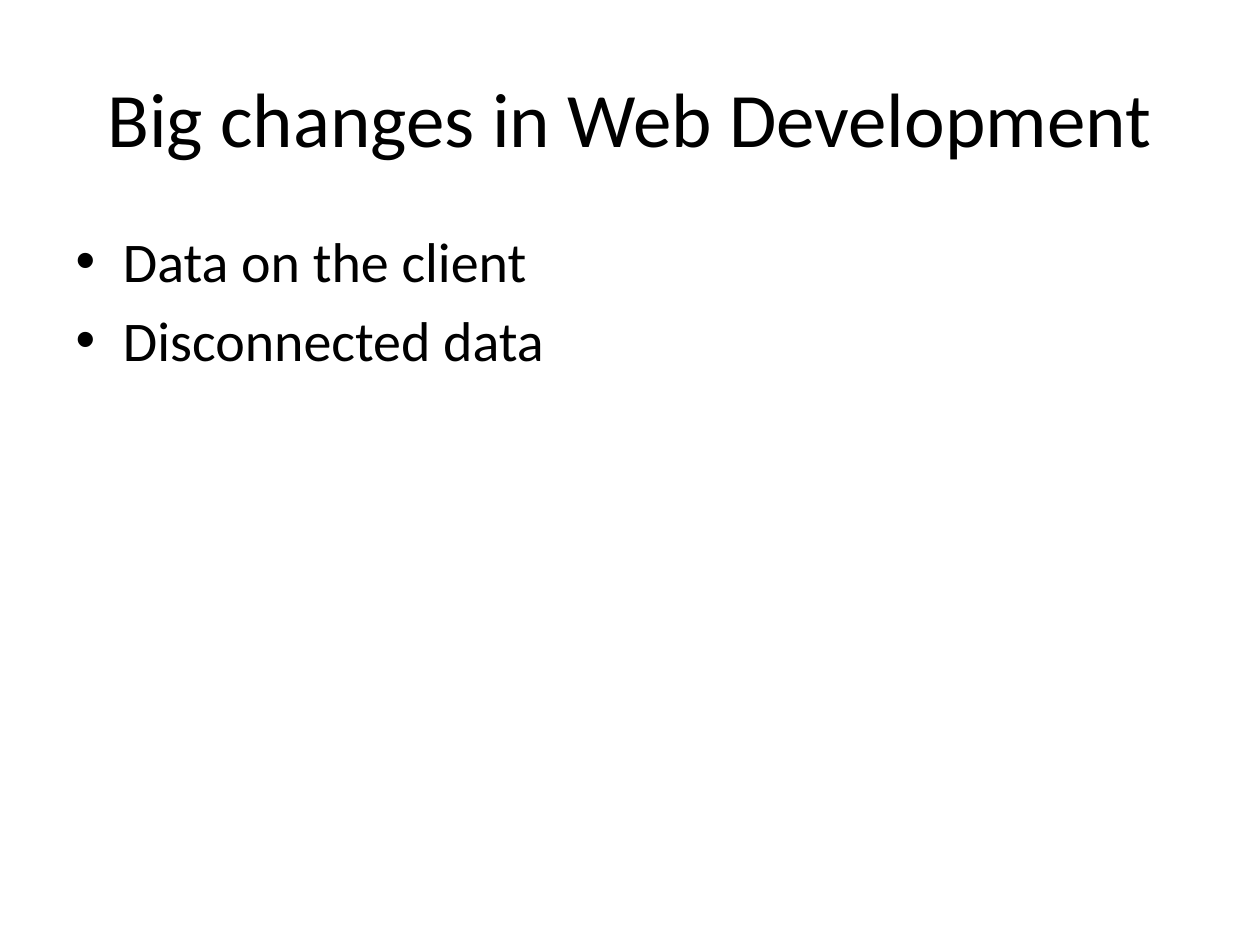
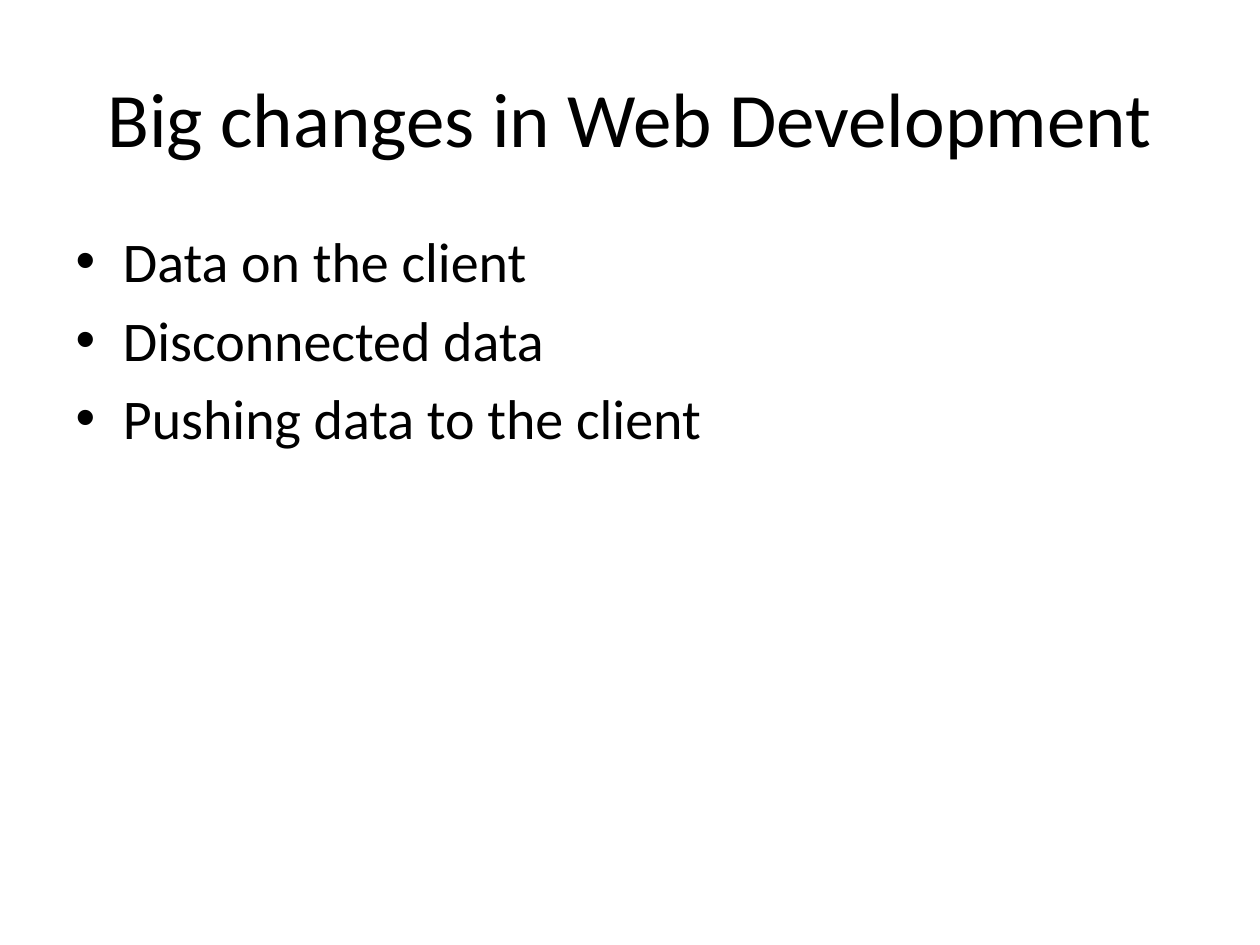
Before and after one commit to chadmichel/IndexedDB_And_Random_Presentation, a slide deck: slide 4 of IndexedDB_And_Random.pptx. Drawn at 1260x945 pixels with LibreOffice and Linux fonts; fonts in the diff are those of the drawing. Boxes give left, top, right and bottom in pixels: in the first picture for what was removed or moved away, otherwise in the second. Text is boxed around its words. In the diff, an @@ line names an element or a change of style, - is before the commit and + after.

```diff
--- a/IndexedDB_And_Random.pptx
+++ b/IndexedDB_And_Random.pptx
@@ text at (x1=123, y1=400, x2=701, y2=449): paragraph added @@
+• Pushing data to the client
```
Also in this commit, not shown: 1 other slide changed, 3 slides added, 6 other files.
